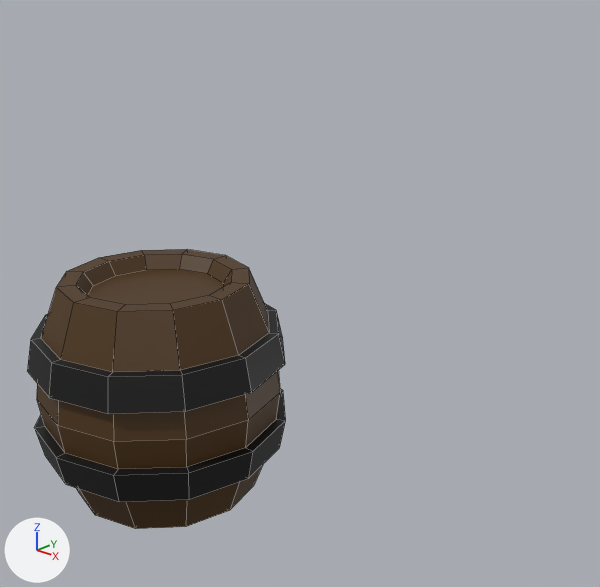
Before and after pictures for a commit that changed the Blender file modular_dungeon.blend.
Camera for both pictures: a 50 mm camera at (3.28, -2.57, 2.62) aimed at (0.51, 0.56, 1.08). Lighting does not change. The marker at lower left points along +X, +Y and +Z. Mesh edges are drawn as thin lines.
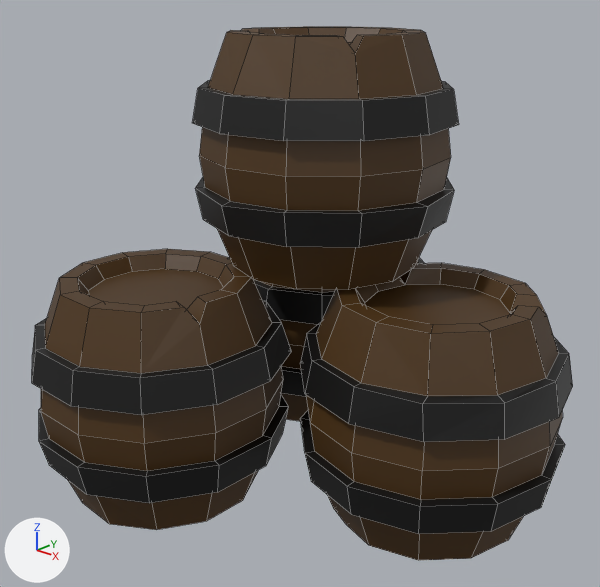
Diff of the bpy script that builds the scene:
```diff
--- a/modular_dungeon.blend.py
+++ b/modular_dungeon.blend.py
@@ me_cylinder @@
 # used by ob_cylinder; location = (0.0, 0.0, 0.6)
 # verts and faces of me_cylinder; kept vertices keep their numbers, new ones are numbered from 180
 # before: 45 (0.0, 0.687, -0.165)
 # before: 112 (0.565, 0.326, -0.337) at pixel (279, 447), 171 (0.57, 0.329, 0.0) at pixel (280, 392)
-me_cylinder.from_pydata(...)  # 180 vertices, 170 faces; spans x -0.687..0.687, y -0.687..0.687, z -0.6..0.6
+me_cylinder.from_pydata(...)  # 189 vertices, 176 faces; spans x -0.705..0.687, y -0.687..0.691, z -0.6..0.6
+# me_cylinder part 1
+# 4 vertices are removed from x -0.433..0.433, y 0.203..0.25, z 0.6
+# 12 faces are deleted
+# 5 vertices move from x 0.0..0.565, y -0.565..0.5, z 0.337..0.6 to x -0.018..0.566, y -0.579..0.488, z 0.322..0.6
+# 10 vertices are added at x -0.457..0.459, y 0.121..0.31, z 0.524..0.6
+# 16 new faces join them, mat_barrel_brown (brown #4d330f)
+# me_cylinder part 2
+# 2 vertices are removed from x -0.25..-0.203, y -0.433..-0.351, z -0.6
+# 6 faces are deleted
+# 1 vertex moves from x -0.687, y 0.0, z -0.165 to x -0.705, y 0.004, z -0.17
+# 5 vertices are added at (-0.145, -0.359, -0.6), (-0.245, -0.302, -0.6), (-0.292, -0.383, -0.6), (-0.192, -0.441, -0.6), (-0.265, -0.459, -0.523)
+# 8 new faces join them, mat_barrel_brown (brown #4d330f)
+# me_cylinder part 3
+verts[45] = (-0.002, 0.691, -0.177)  # moved
+# me_cylinder part 4
+verts[112] = (0.556, 0.333, -0.325)  # moved
+verts[171] = (0.574, 0.319, -0.007)  # moved
 me_cylinder.materials.append(mat_barrel_brown)
@@ ob_cylinder @@
 ob_cylinder.location = (0.0, 0.0, 0.6)
+ob_cylinder.rotation_euler = (0.0, 3.142, 0.749)  # degrees (0, 180, 43)
@@ ob_cylinder_003 @@
+ob_cylinder_003 = bpy.data.objects.new('Cylinder.003', me_cylinder)
+ob_cylinder_003.location = (0.48, 0.784, 1.81)
+ob_cylinder_003.rotation_euler = (0.0, 0.0, -3.243)  # degrees (0, 0, -186)
@@ ob_cylinder_002 @@
+ob_cylinder_002 = bpy.data.objects.new('Cylinder.002', me_cylinder)
+ob_cylinder_002.location = (-0.03, 1.423, 0.6)
+ob_cylinder_002.rotation_euler = (0.0, 0.0, 1.182)  # degrees (0, 0, 68)
@@ ob_cylinder_001 @@
+ob_cylinder_001 = bpy.data.objects.new('Cylinder.001', me_cylinder)
+ob_cylinder_001.location = (1.234, 0.754, 0.6)
```

What differs and where, as boxes (x1, y1, x2, y2) in the pictures (600 x 587 px; the box of a moved part takes in the faces that stretch with it):
'Cylinder.001', added: after (300, 263, 573, 560)
'Cylinder.003', added: after (192, 27, 459, 290)
'Cylinder', reshaped, turned: before (27, 249, 286, 529); after (32, 249, 292, 530)
'Cylinder.002', added: after (229, 257, 425, 422)
part 1 of me_cylinder, moved or reshaped: before (49, 249, 269, 414); after (39, 27, 559, 530)
part 2 of me_cylinder, moved or reshaped: before (76, 488, 94, 513); after (141, 190, 454, 544)
part 3 of me_cylinder, moved or reshaped (not visible before): after (195, 188, 287, 247)
part 4 of me_cylinder, moved or reshaped: before (245, 370, 286, 478); after (36, 318, 563, 492)
